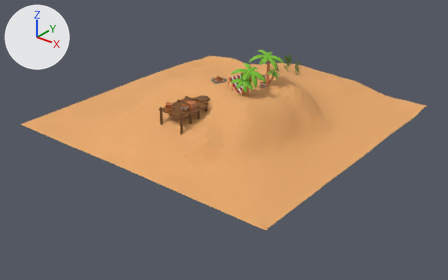
The glTF model three-website/public/island.glb: old version first, new version second.
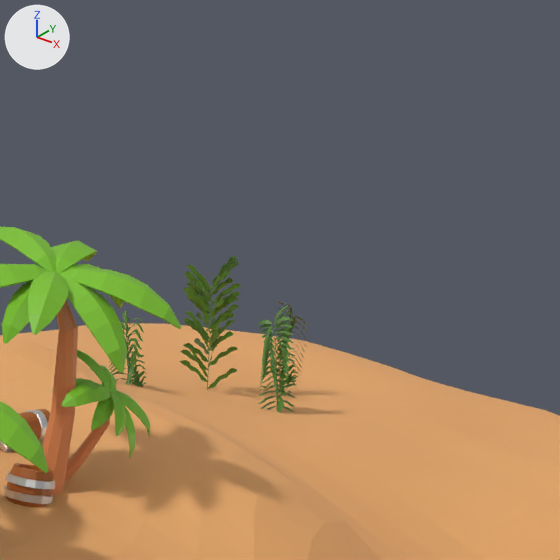
Old and new are each drawn whole from a camera (50 mm lens) standing at (13.81, -17.74, 8.86) and looking at (0.33, -0.9, -1.59) and again close up on the part from 58% to 75% of the width and 7% to 34% of the height. The axes (+X, +Y, +Z) are drawn at upper left. The lights are the same throughout. Where no turn or scale is listed for an object, it has been applied to the vertices. Vertices at the same position are counted once.
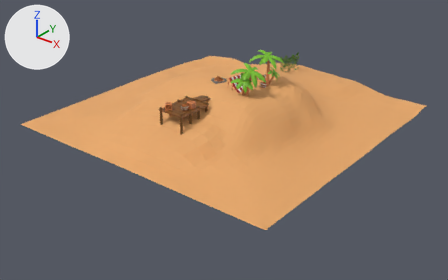
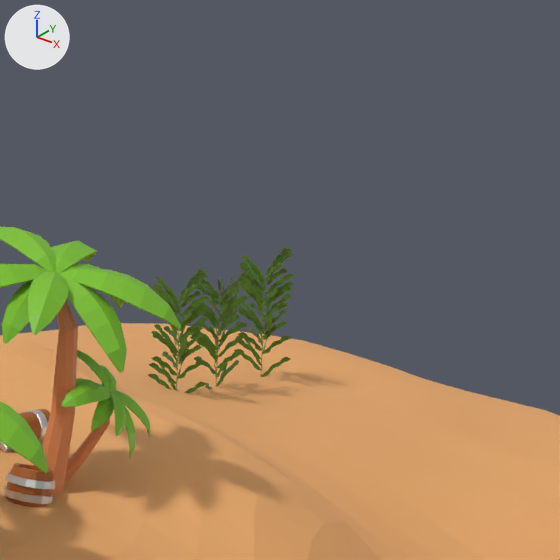
Changed parts and their boxes [x1, y1, x2, y2] in the close-ups (560 x 560 px):
'Kelp.003', moved: before [179, 256, 241, 390]; after [234, 247, 295, 377]
'Kelp.002', reshaped, moved, rescaled, turned: before [257, 306, 297, 413]; after [190, 275, 249, 389]
'Kelp.001', reshaped, moved, rescaled, turned: before [108, 311, 147, 387]; after [148, 268, 209, 394]
'NONE', deleted: before [268, 301, 310, 392]
part 1 of me_cylinder_020, deleted (green): before [257, 306, 297, 413]
part 2 of me_cylinder_020, built on: before [273, 325, 277, 410]; after [190, 275, 249, 389]

The change, as a list of edits to the scene's bpy script:
```text
Change me_cylinder_020:
    used by ob_kelp_002; location = (0.521, 3.862, -0.424); rotation_euler = (0.0, 0.0, -1.858), in degrees (0, 0, -106); scale = (0.167, 0.167, 0.367)
    remove me_cylinder_020.from_pydata(...)  # 6167 vertices, 10390 faces; spans x -0.63..1.0, y -0.7..0.67, z 0.0..2.28
    add me_cylinder_020.from_pydata(...)  # 1492 vertices, 1836 faces; spans x -0.89..0.9, y -0.92..0.94, z 0.01..2.37
    me_cylinder_020 part 1: 172 loose pieces with 5906 vertices, spanning x -0.63..1.0, y -0.7..0.67, z 0.04..2.28, are deleted
    me_cylinder_020 part 2: 3 vertices moved within x 0.0, y 0.0..0.02, z 0.18..0.55; 254 vertices removed from x -0.01..0.44, y -0.51..0.03, z 0.0..2.02; 1485 vertices added at x -0.89..0.9, y -0.92..0.94, z 0.01..2.37
Change ob_kelp_002:
    ob_kelp_002.rotation_euler: (0.0, 0.0, -1.858) -> (0.0, 0.0, 0.0)  # degrees (0, 0, -106) -> degrees (0, 0, 0)
    ob_kelp_002.location: (0.521, 3.862, -0.424) -> (-0.031, 4.056, -0.339)
    ob_kelp_002.scale: (0.167, 0.167, 0.367) -> (0.184, 0.184, 0.34)
Change ob_kelp_001:
    ob_kelp_001.rotation_euler: (0.0, 0.0, -1.858) -> (0.0, 0.0, 0.0)  # degrees (0, 0, -106) -> degrees (0, 0, 0)
    ob_kelp_001: bpy.data.objects.new('Kelp.001', me_cylinder_022) -> bpy.data.objects.new('Kelp.001', me_cylinder_015)
    ob_kelp_001.location: (-0.108, 3.255, -0.431) -> (-0.003, 3.587, -0.231)
    ob_kelp_001.scale: (0.167, 0.167, 0.367) -> (0.184, 0.184, 0.34)
Remove ob_none:
    ob_none = bpy.data.objects.new('NONE', me_cylinder_027)
    ob_none.location = (0.199, 4.378, -0.599)
Change ob_kelp_003:
    ob_kelp_003.location: (0.0, 3.915, -0.238) -> (-0.065, 4.604, -0.369)
```
